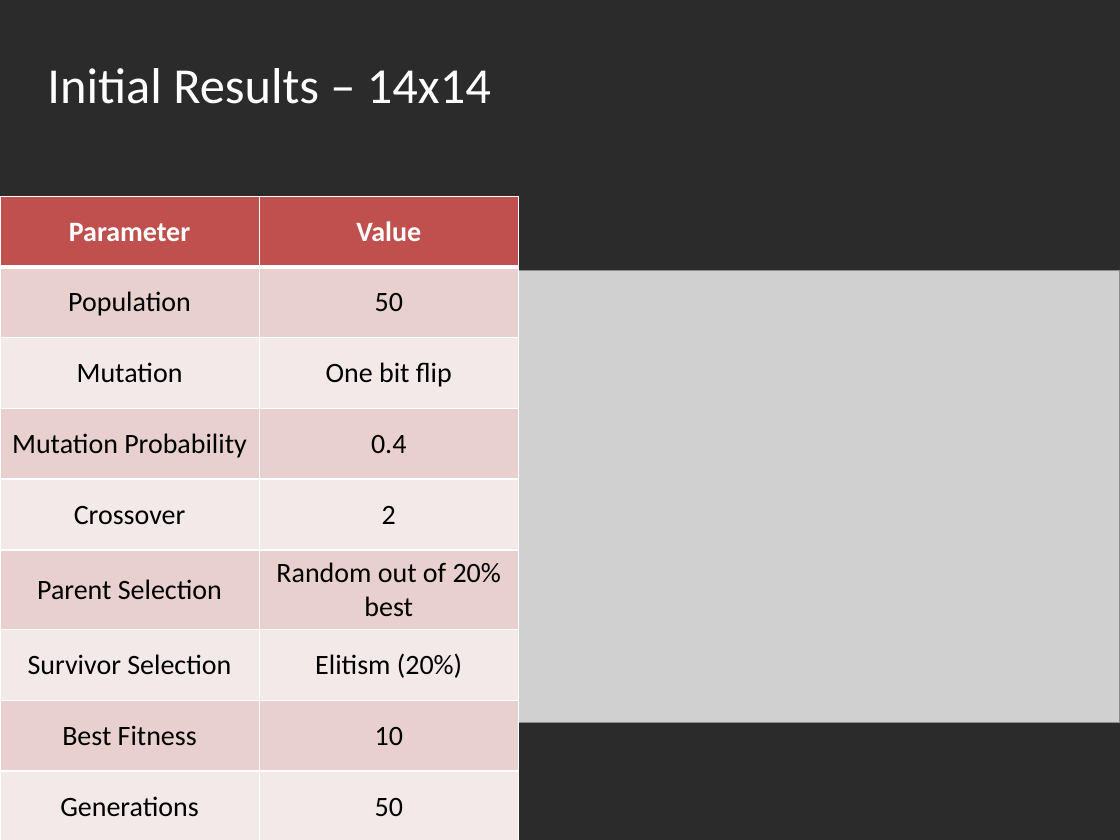
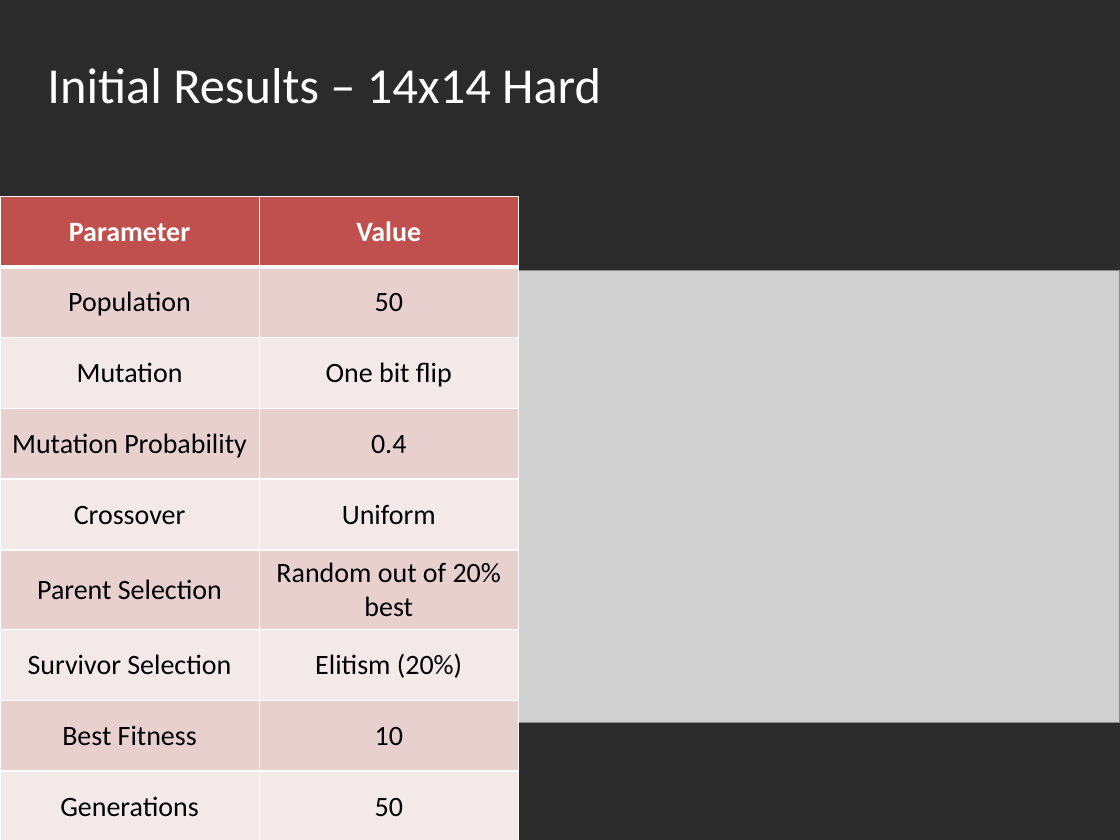
Before and after one commit to LironAvr/EvolutionaryLightsUp, a slide deck: slide 16 of presentation.pptx. Drawn at 1120x840 pixels with LibreOffice and Linux fonts; fonts in the diff are those of the drawing; grey boxes stand for pictures; background and template pictures are left out; a plain dark background stands for a picture behind light text. Boxes give left, top, right and bottom in pixels: in the first picture for what was removed or moved away, otherwise in the second. Text is boxed around its words. In the diff, an @@ line names an element or a change of style, - is before the commit and + after.

```diff
--- a/presentation.pptx
+++ b/presentation.pptx
@@ title at bbox=[47, 68, 601, 104]: text changed @@
-Initial Results – 14x14
+Initial Results – 14x14 Hard
@@ table at bbox=[0, 197, 517, 840] @@
-row 5, column 2: 2
+row 5, column 2: Uniform
```
Also in this commit, not shown: 5 other slides changed.
